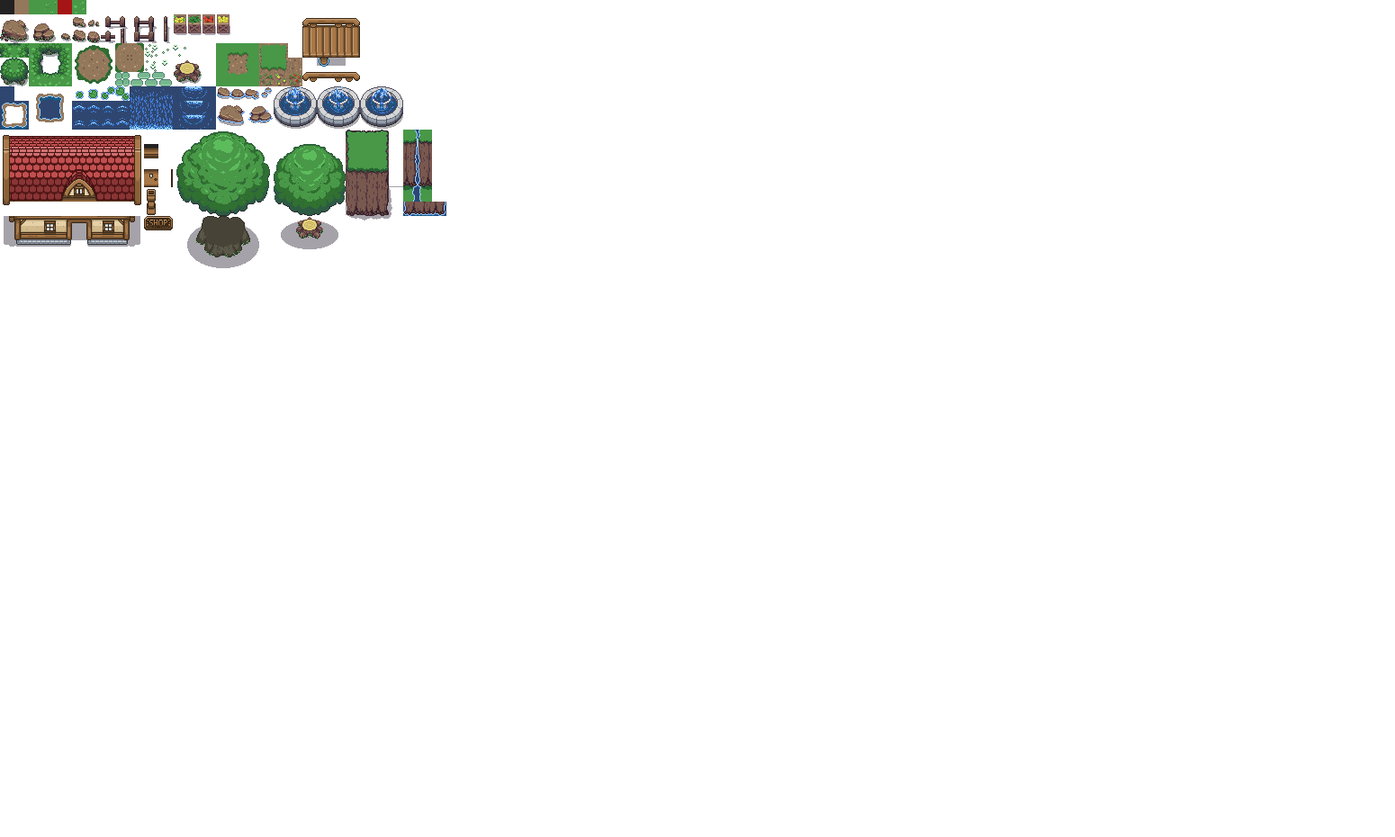
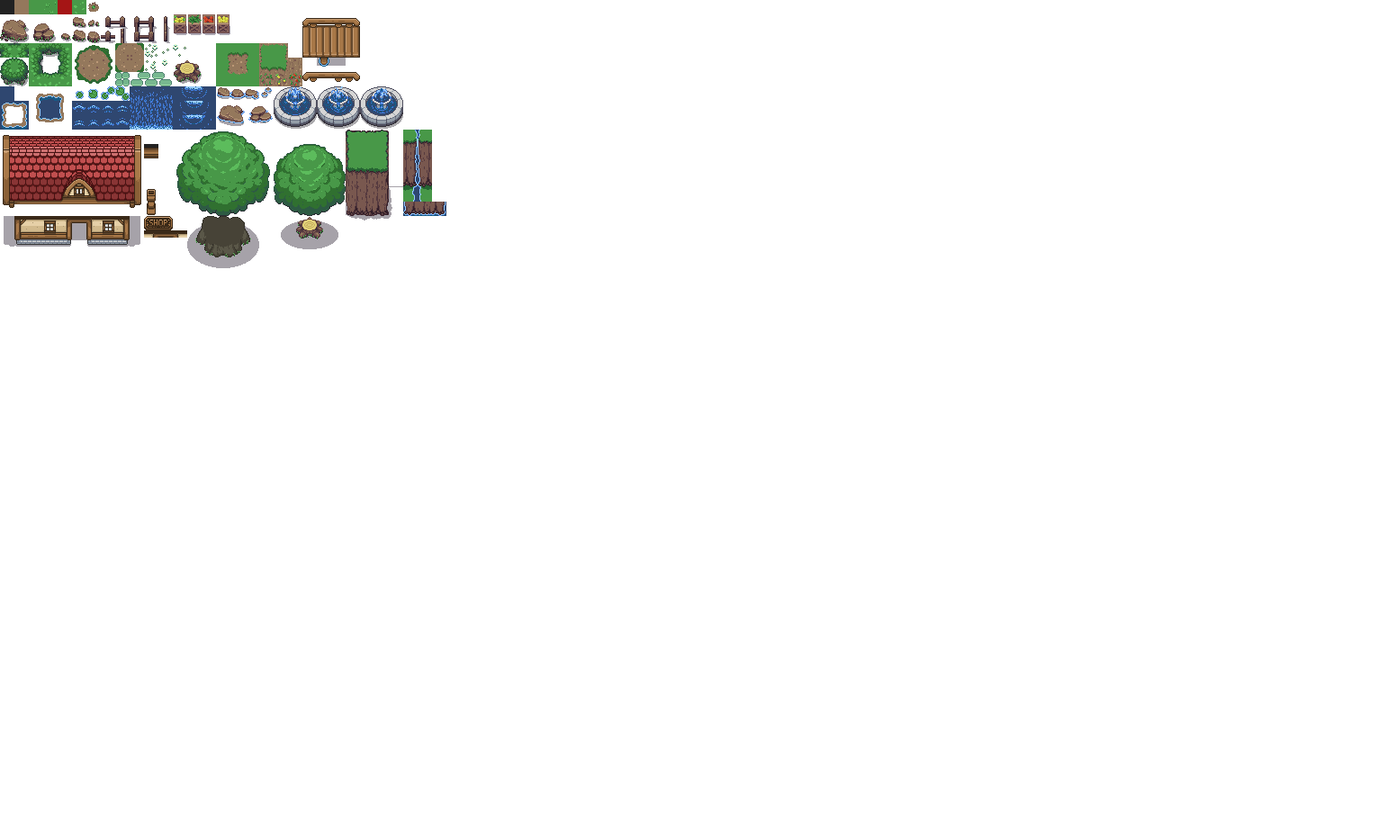
Comparing the layer stacks of the two (1395, 837) images. Changes:
removed layer "Haus und Brücke" over [9, 169, 188, 238]
added layer "Eingefügte Ebene #4" above "Vorlage" over [144, 230, 188, 238]
added layer "Vorlage" above "Baum" over [9, 169, 188, 238]
painted on "Boden" over [88, 1, 100, 12]
